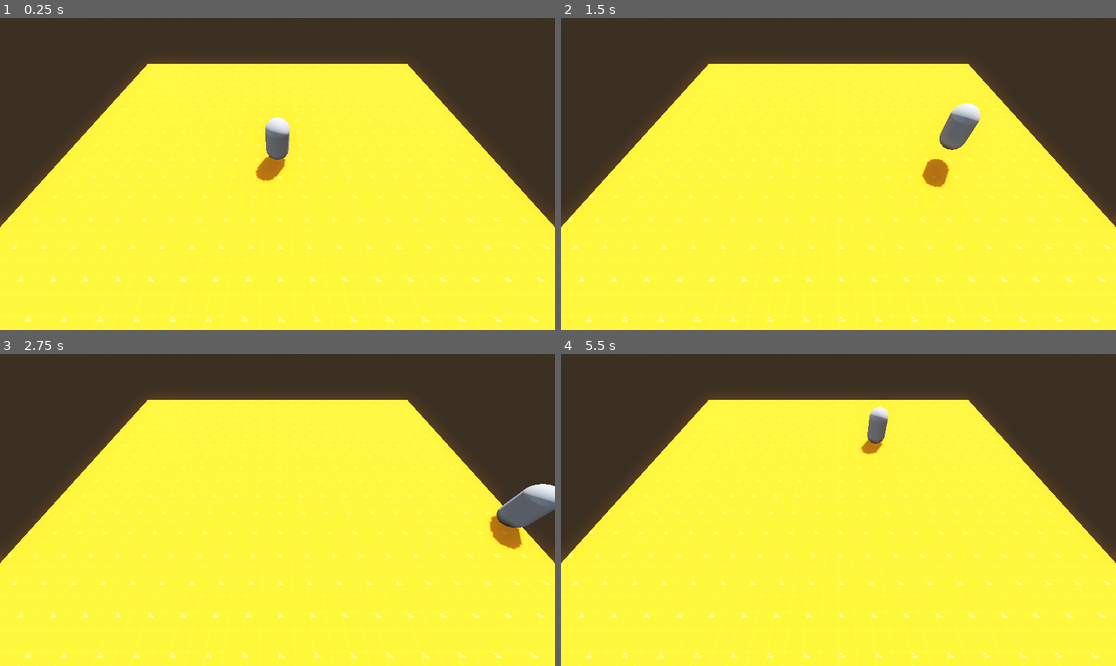
Above: before the commit, frames 1-4 (two rows, left to right).
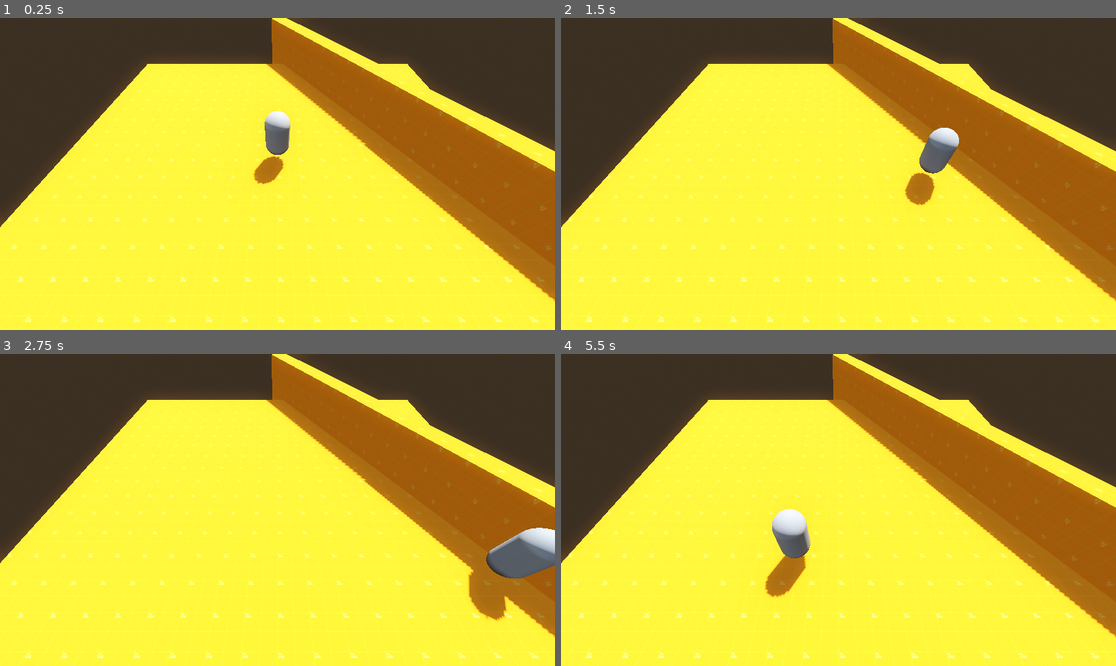
Above: after the commit, the same moments.

Repository: justinwash/godot-3d-rollback
Game: Godot game, scene res://World.tscn
The game is run twice, just before and just after one commit, with the same random seed, the same clock (stepped at 60 frames per second) and the same inputs. Before the commit the project starts from res://RollbackTest.tscn.
Inputs (mouse positions are in pixels of both pictures, inside the frame that each line leads up to):
- Up to frame 1 (0.25 s): no input
- Up to frame 2 (1.5 s): tap Enter at 0.5 s; move the mouse to (960, 158) at 0.52 s; hold D (right) 0.53-1.28 s; click (960, 158) at 0.67 s; tap Space (jump) at 0.77 s; move the mouse to (727, 189) at 1.27 s; hold S (down) from 1.28 s (still down)
- Up to frame 3 (2.75 s): tap Space (jump) at 1.52 s; move the mouse to (333, 441) at 2.02 s; release S (down) at 2.03 s; hold D (right) from 2.03 s (still down)
- Up to frame 4 (5.5 s): move the mouse to (810, 572) at 2.77 s; release D (right) at 2.78 s; hold W (up) 2.78-3.53 s; click (810, 572) at 2.92 s; tap Space (jump) at 3.02, 3.77, 4.52 s; move the mouse to (1005, 556) at 3.52 s; hold A (left) 3.53-5.03 s; move the mouse to (672, 463) at 4.27 s; move the mouse to (866, 510) at 5.02 s; hold S (down) from 5.03 s (still down); click (866, 510) at 5.17 s

The runs differ from the first frame. In frame 1, 17% of the frame differs, in the area x 45-100%, y 0-92%; in frame 2, 17%; in frame 3, 17%; in frame 4, 18%, in the area x 36-100%, y 0-92%.

Commit message:
rapier changes

Diff:
--- a/World.tscn
+++ b/World.tscn
@@ -60,6 +60,18 @@
 transform = Transform3D(1, 0, 0, 0, 1, 0, 0, 0, 1, 0.0521622, 0, 0.0740433)
 shape = SubResource("BoxShape3D_voi8u")
 
+[node name="Floor2" type="StaticBody3D" parent="."]
+transform = Transform3D(-3.78552e-08, 0.866025, 0.5, -1, -4.37114e-08, 0, 2.18557e-08, -0.5, 0.866025, 5, -7, -3)
+physics_material_override = SubResource("PhysicsMaterial_usobr")
+
+[node name="FloorMesh" type="MeshInstance3D" parent="Floor2"]
+mesh = SubResource("BoxMesh_5uv2i")
+skeleton = NodePath("../..")
+
+[node name="FloorCollider" type="CollisionShape3D" parent="Floor2"]
+transform = Transform3D(1, 0, 0, 0, 1, 0, 0, 0, 1, 0.0521622, 0, 0.0740433)
+shape = SubResource("BoxShape3D_voi8u")
+
 [node name="CharacterBody3D" type="CharacterBody3D" parent="."]
 transform = Transform3D(1, 0, 0, 0, 1, 0, 0, 0, 1, 0, 1.94029, 0)
 script = ExtResource("3_g5uvf")
--- a/character.gd
+++ b/character.gd
@@ -7,14 +7,14 @@
 
 func _physics_process(delta):
   # Add the gravity.
-  if not is_on_floor():
-    velocity += get_gravity() * delta
+  #if not is_on_floor():
+    #velocity += get_gravity() * delta
 
   # Handle jump.
   if Input.is_action_just_pressed("jump") and is_on_floor():
     velocity.y = JUMP_VELOCITY
 
-  if is_on_floor():
+  if true:
     # Get the input direction and handle the movement/deceleration.
     # As good practice, you should replace UI actions with custom gameplay actions.
     var input_dir = Input.get_vector("left", "right", "up", "down")
--- a/project.godot
+++ b/project.godot
@@ -11,18 +11,13 @@
 [application]
 
 config/name="3d Rollback"
-run/main_scene="res://RollbackTest.tscn"
+run/main_scene="res://World.tscn"
 config/features=PackedStringArray("4.3", "Forward Plus")
 
 [autoload]
 
 SyncManager="*res://addons/godot-rollback-netcode/SyncManager.gd"
 SyncReplay="*res://addons/godot-rollback-netcode/SyncReplay.gd"
-
-[display]
-
-window/size/viewport_width=1920
-window/size/viewport_height=1080
 
 [editor]
 
